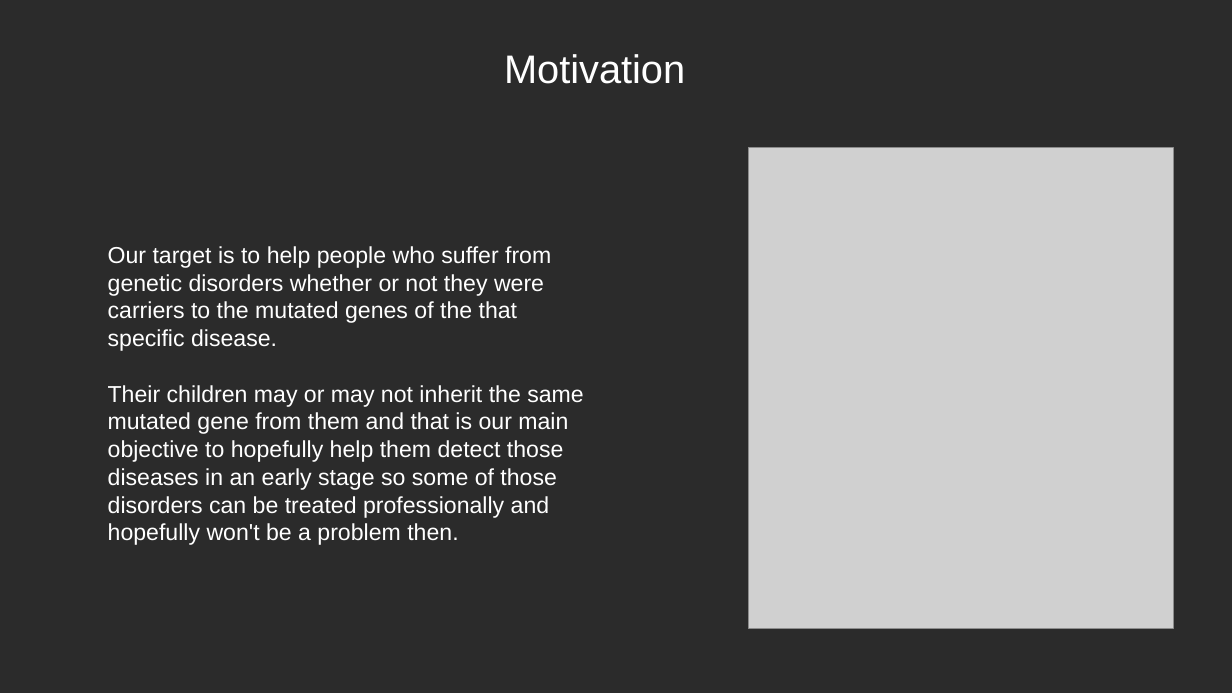
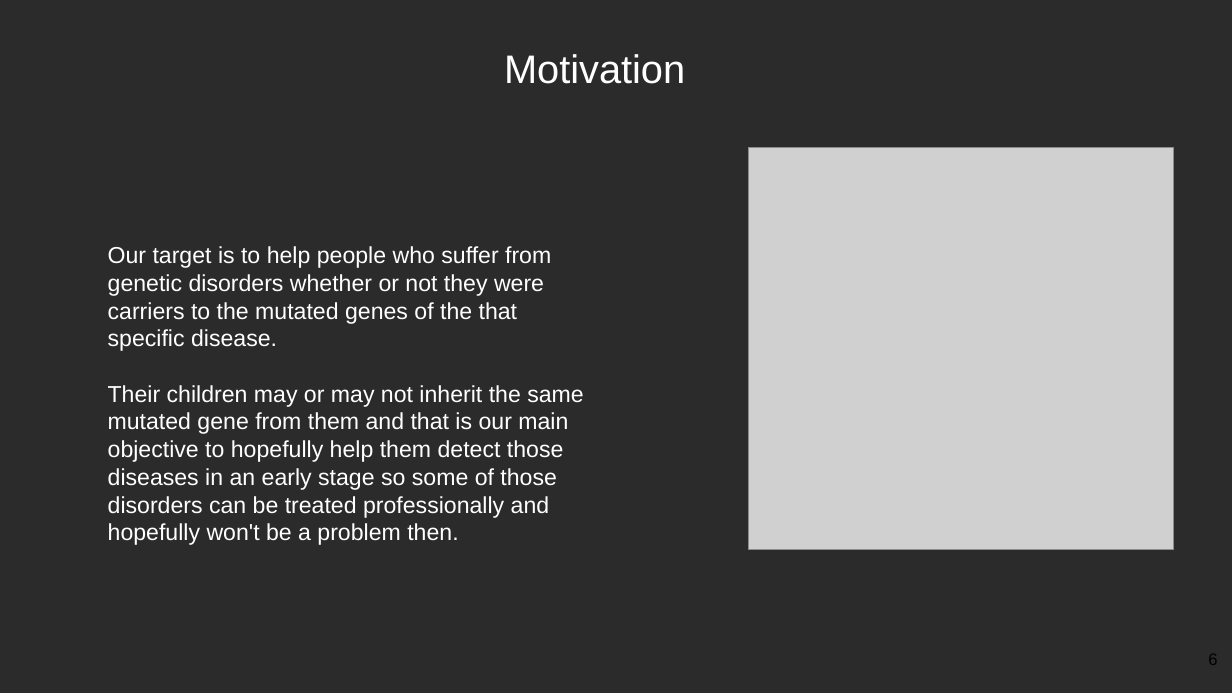
Before and after one commit to YoussifAssem/Genatac, a slide deck: slide 6 of E-Genetics/Proposal/genetics(2).pptx. Drawn at 1232x693 pixels with LibreOffice and Linux fonts; fonts in the diff are those of the drawing; grey boxes stand for pictures; background and template pictures are left out; a plain dark background stands for a picture behind light text. Boxes give left, top, right and bottom in pixels: in the first picture for what was removed or moved away, otherwise in the second. Text is boxed around its words. In the diff, an @@ line names an element or a change of style, - is before the commit and + after.

```diff
--- a/E-Genetics/Proposal/genetics(2).pptx
+++ b/E-Genetics/Proposal/genetics(2).pptx
@@ picture: place and size @@
-picture at [749,148,1174,628]
+picture at [749,148,1174,550]
@@ page number added at [1208,654,1217,665], 13 pt, text #000000 @@
+6
```
Also in this commit, not shown: 17 other slides changed.
